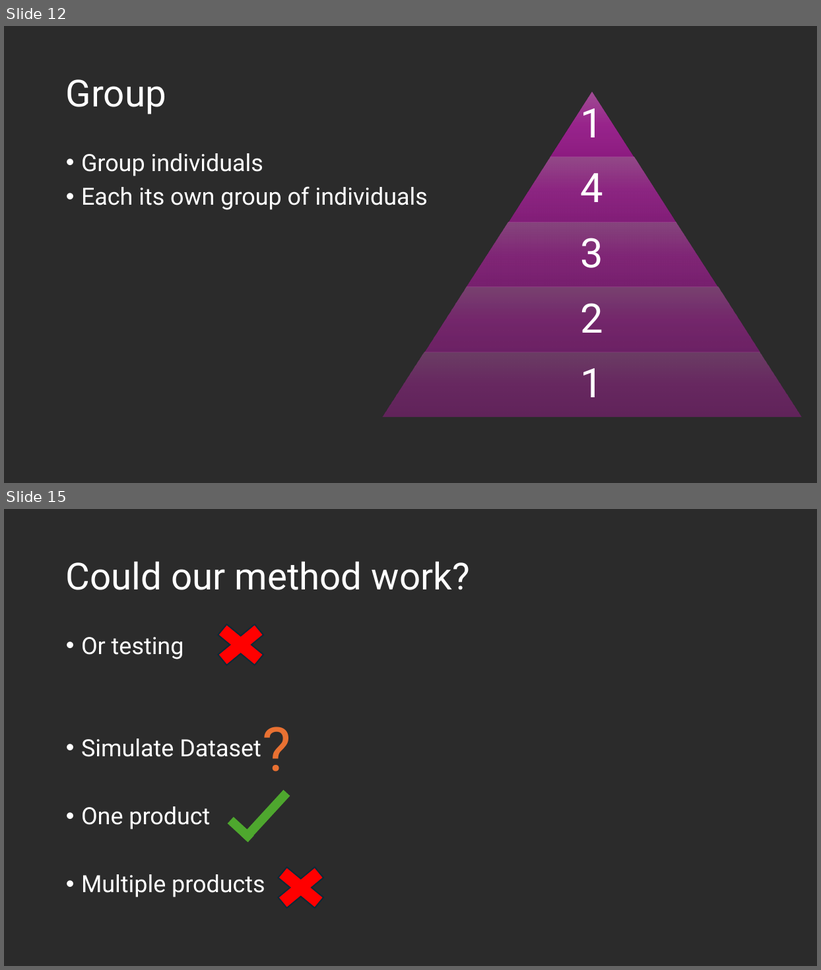
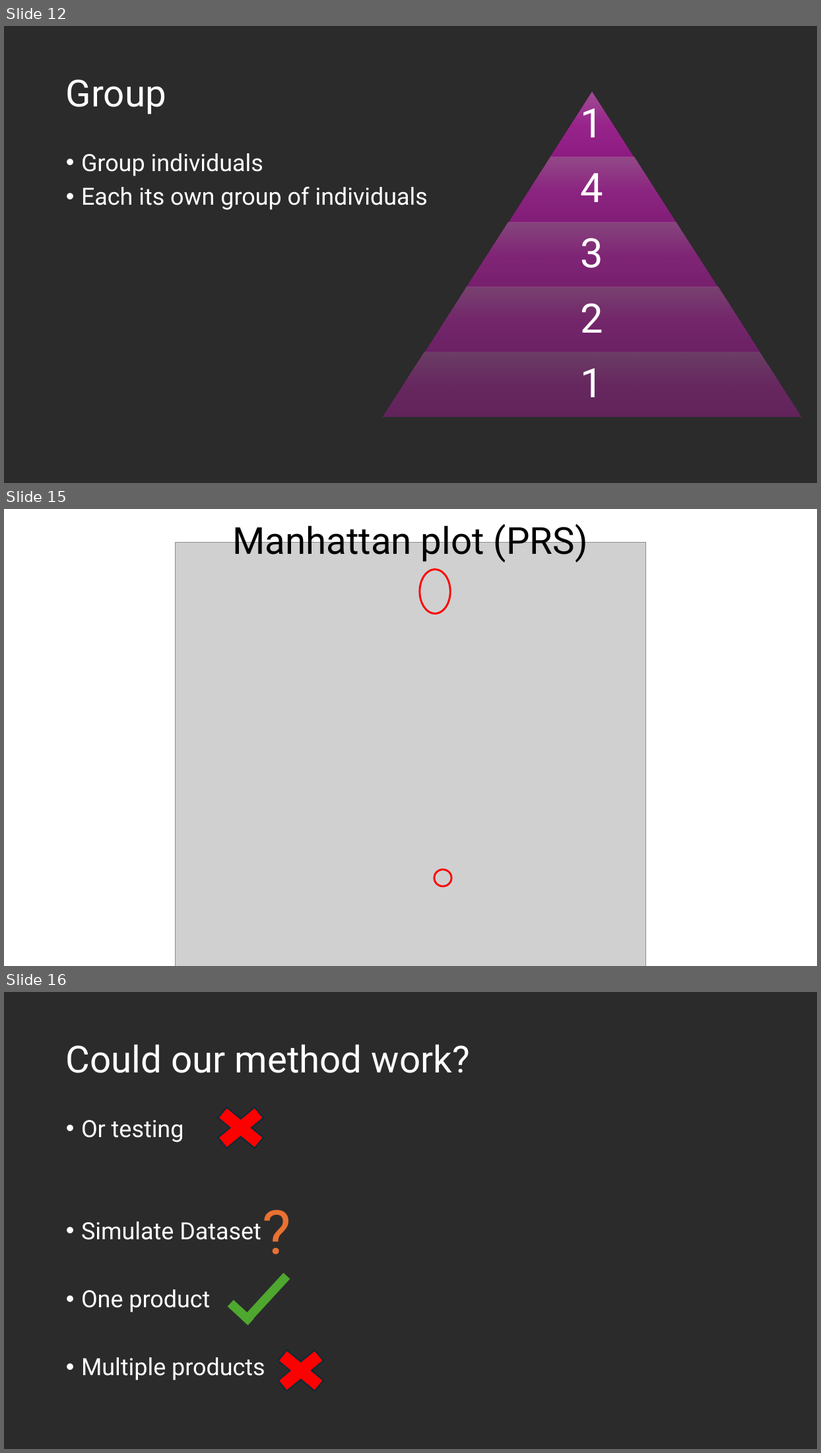
Before and after one commit to us-ja/GWAS_Internship_2025, a slide deck: Presentation/End_of_internship.pptx. Shown one above the other, each under a label of ours: slides 12 and 15 before the commit, slides 12, 15 and 16 after it; the slides between them are not shown. The pictures are 821x970 and 821x1453 pixels, drawn with LibreOffice and Linux fonts; fonts in the diff are those of the drawing; grey boxes stand for pictures; background and template pictures are left out; a plain dark background stands for a picture behind light text. Boxes give left, top, right and bottom in pixels: in the first picture for what was removed or moved away, otherwise in the second. Text is boxed around its words. In the diff, an @@ line names an element or a change of style, - is before the commit and + after.

Commit message:
add manhattan slide

```diff
--- a/Presentation/End_of_internship.pptx
+++ b/Presentation/End_of_internship.pptx
@@ slide 15 added at box(4, 509, 817, 966), background #FFFFFF @@
@@ title added at box(232, 520, 588, 562), 44 pt, text #000000 @@
+Manhattan plot (PRS)
@@ picture added at box(176, 542, 646, 966) @@
@@ ellipse added at box(420, 569, 451, 613), outline #FF0000 2.25 pt @@
@@ ellipse added at box(435, 870, 451, 887), outline #FF0000 2.25 pt @@
@@ what was slide 15 is now slide 16 @@
```
Also in this commit, not shown: 2 slides changed.
